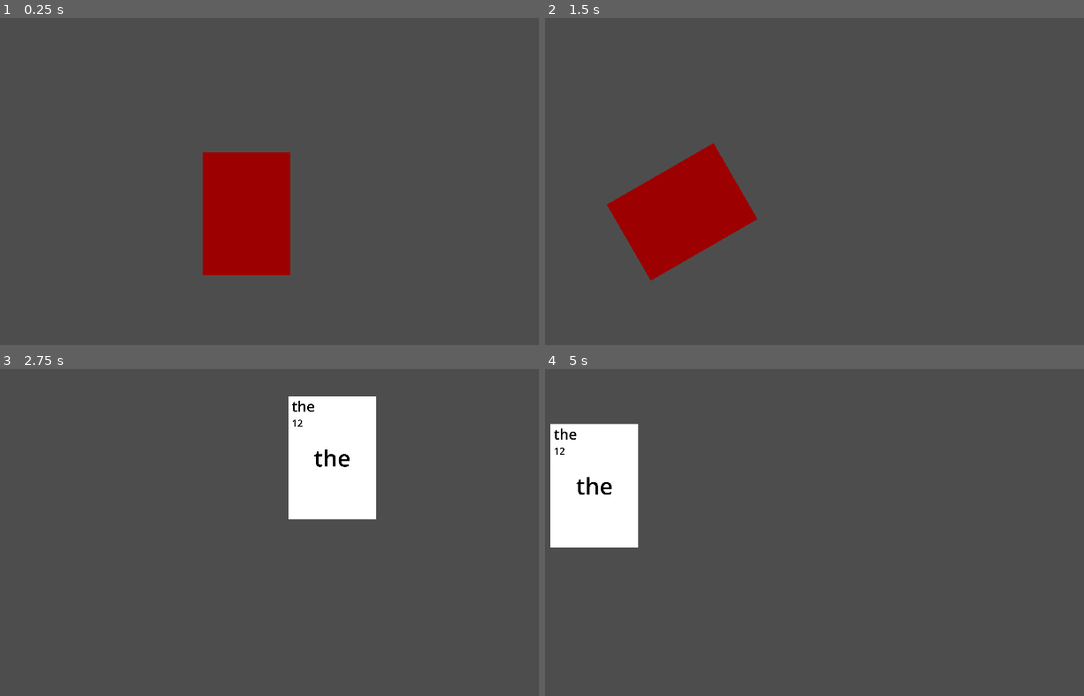
Above: before the commit, frames 1-4 (two rows, left to right).
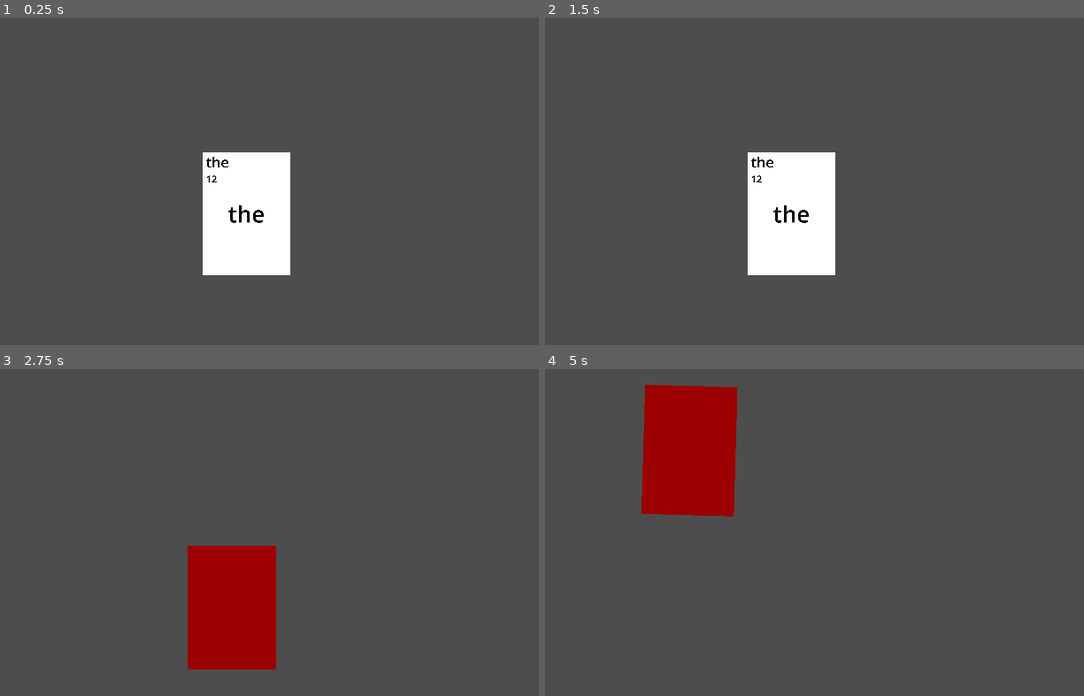
Above: after the commit, the same moments.

Repository: emrysshevek/word-smith
Game: Godot game, scene res://scenes/test.tscn
Same seed, same stepped clock (60 frames per second), same inputs: the game is played once before the commit and once after it.
Inputs (mouse positions are in pixels of both pictures, inside the frame that each line leads up to):
- Up to frame 1 (0.25 s): no input
- Up to frame 2 (1.5 s): tap Enter at 0.5 s; move the mouse to (960, 174) at 0.52 s; click (960, 174) at 0.6 s; tap Space at 1.25 s; drag from (663, 214) to (771, 273) at 1.27 s
- Up to frame 3 (2.75 s): move the mouse to (334, 457) at 2.02 s; right-click (334, 457) at 2.1 s; click (334, 457) at 2.3 s
- Up to frame 4 (5 s): drag from (771, 624) to (593, 486) at 2.77 s; move the mouse to (1019, 604) at 3.52 s; click (1019, 604) at 3.6 s; tap Enter at 4.25 s; drag from (593, 486) to (701, 447) at 4.27 s

The runs differ from the first frame. In frame 1, 6.1% of the frame differs, in the area x 37-54%, y 41-79%; in frame 2, 12%; in frame 3, 12%; in frame 4, 13%, in the area x 0-36%, y 4-55%.

Commit message:
cards finished maybe

Diff:
--- /dev/null
+++ b/card/behavior/card_drag_state.gd
@@ -0,0 +1,25 @@
+class_name CardDragState
+extends CardState
+
+var move_speed := 10.0
+var rot_speed := 10.0
+var rot_reset_dist := 100.0
+
+func update(_delta: float) -> void:
+	if Input.is_action_just_released("lmb"):
+		finished.emit(IDLE)
+
+func physics_update(delta: float) -> void:
+	_card.global_position = _card.global_position.lerp(_card.get_global_mouse_position(), delta * move_speed)
+
+	var direction := _card.global_position.direction_to(_card.get_global_mouse_position()).rotated(-PI/2)
+	if _card.get_global_mouse_position().y < _card.global_position.y + 100:
+		direction *= -1
+	var dist := _card.global_position.distance_to(_card.get_global_mouse_position())
+	var max_rot: float = lerpf(0, PI/8, pow(dist / rot_reset_dist, 2))
+	max_rot = clampf(max_rot, 0, PI/8)
+	var angle = clampf((direction).angle(), -max_rot, max_rot)
+	_card.rotation = lerp_angle(_card.rotation, angle, delta * rot_speed)
+
+func exit() -> void:
+	_default_state.pos = _card.global_position
--- a/card/behavior/card_hover_state.gd
+++ b/card/behavior/card_hover_state.gd
@@ -1,5 +1,43 @@
 class_name CardHoverState
 extends CardState
 
+
+var tween: Tween
+var spinner: Tween
+
+var hold_start_pos: Vector2
+var drag_dist := 10.0
+var is_holding := false
+
+
+func enter(_previous_state_path: String, _data := {}) -> void:
+	var hover_state := _default_state.copy()
+	hover_state.scale *= 1.05
+	tween = _tween_card_state(hover_state)
+
+	spinner = create_tween().set_loops().set_parallel(false)
+	spinner.set_ease(Tween.EASE_IN_OUT).set_trans(Tween.TRANS_SINE)
+	spinner.tween_property(_card, "rotation", PI / 32, 2)
+	spinner.tween_property(_card, "rotation", -PI / 32, 2)
+
+
+func update(_delta: float) -> void:
+	if Input.is_mouse_button_pressed(MOUSE_BUTTON_LEFT):
+		if not is_holding:
+			is_holding = true
+			hold_start_pos = _card.get_global_mouse_position()
+		else:
+			if hold_start_pos.distance_to(_card.get_global_mouse_position()) > drag_dist:
+				finished.emit(DRAG)
+	elif Input.is_action_just_released("lmb") and _card.mouse_over:
+		finished.emit(SELECT)
+
+
+func exit() -> void:
+	tween.kill()
+	spinner.kill()
+	is_holding = false
+
+
 func handle_mouse_exited() -> void:
 	finished.emit(IDLE)
--- a/card/behavior/card_idle_state.gd
+++ b/card/behavior/card_idle_state.gd
@@ -2,5 +2,15 @@
 extends CardState
 
 
-func handle_mouse_entered() -> void:
-	finished.emit(HOVER)
+var tween: Tween
+
+
+func enter(_previous_state_path: String, _data := {}) -> void:
+	tween = _tween_card_state(_default_state, .25)
+
+func exit() -> void:
+	tween.kill()
+
+func update(_delta: float) -> void:
+	if _card.mouse_over:
+		finished.emit(HOVER)
--- /dev/null
+++ b/card/behavior/card_select_state.gd
@@ -0,0 +1,18 @@
+class_name CardSelectState
+extends CardState
+
+var start_pos: Vector2
+var tween: Tween
+
+func enter(_previous_state_path: String, _data := {}) -> void:
+	var new_pos := _default_state.pos + Vector2(0, -50)
+	var select_state = _default_state.copy()
+	select_state.pos = new_pos
+	tween = _tween_card_state(select_state, .1)
+
+func update(_delta: float) -> void:
+	if _card.mouse_over and Input.is_action_just_released("lmb"):
+		finished.emit(IDLE)
+
+func exit() -> void:
+	tween.kill()
--- a/card/behavior/card_state.gd
+++ b/card/behavior/card_state.gd
@@ -8,13 +8,33 @@
 const RELEASE := "Release"
 
 var _card: Card
+static var _default_state: CardStateShorthand
+
+class CardStateShorthand:
+	var pos: Vector2
+	var rot: float
+	var scale: Vector2
+
+	func _init(pos_, rot_, scale_) -> void:
+		pos=pos_
+		rot=rot_
+		scale=scale_
+
+	func copy() -> CardStateShorthand:
+		return CardStateShorthand.new(pos, rot, scale)
+
+
 
 func set_actor(actor: Node) -> void:
-	assert(self._actor == null, "Actor can only be set once")
 	super.set_actor(actor)
 
 	assert(actor is Card, "CardState can only be used in Card node")
 	_card = actor as Card
+	_default_state = CardStateShorthand.new(
+		_card.global_position,
+		_card.rotation,
+		_card.scale
+	)
 
 	_card.mouse_entered.connect(_on_card_mouse_entered)
 	_card.mouse_exited.connect(_on_card_mouse_exited)
@@ -27,6 +47,21 @@
 	pass
 
 
+func _tween_card_state(card_state: CardStateShorthand, duration:=.1) -> Tween:
+	var tween: Tween = create_tween().set_parallel()
+
+	var pos_tween = tween.tween_property(_card, "global_position", card_state.pos, duration)
+	pos_tween.set_ease(Tween.EASE_OUT).set_trans(Tween.TRANS_EXPO)
+
+	var rot_tween = tween.tween_property(_card, "rotation", card_state.rot, duration)
+	rot_tween.set_ease(Tween.EASE_OUT).set_trans(Tween.TRANS_EXPO)
+
+	var scale_tween = tween.tween_property(_card, "scale", card_state.scale, duration)
+	scale_tween.set_ease(Tween.EASE_OUT).set_trans(Tween.TRANS_EXPO)
+
+	return tween
+
+
 func _on_card_mouse_entered() -> void:
 	if active:
 		handle_mouse_entered()
--- a/card/card.gd
+++ b/card/card.gd
@@ -34,6 +34,12 @@
 @export var top_label: Label
 @export var center_label: Label
 @export var score_label: Label
+
+var state: State:
+	get:
+		return $StateMachine.state
+var mouse_over: bool = false
+
 
 
 func _ready() -> void:
@@ -89,7 +95,9 @@
 
 
 func _on_mouse_entered() -> void:
+	mouse_over = true
 	mouse_entered.emit()
 
 func _on_mouse_exited() -> void:
+	mouse_over = false
 	mouse_exited.emit()
--- a/card/card.tscn
+++ b/card/card.tscn
@@ -4,6 +4,8 @@
 [ext_resource type="Script" uid="uid://b77v2nyxxxqsv" path="res://state_machine/state_machine.gd" id="2_fdnr0"]
 [ext_resource type="Script" uid="uid://dohang1jh8opp" path="res://card/behavior/card_idle_state.gd" id="3_346uv"]
 [ext_resource type="Script" uid="uid://2q03bme1exlt" path="res://card/behavior/card_hover_state.gd" id="4_i6okx"]
+[ext_resource type="Script" uid="uid://dn1aix3oxbmwp" path="res://card/behavior/card_select_state.gd" id="5_346uv"]
+[ext_resource type="Script" uid="uid://6842xqsxe4uh" path="res://card/behavior/card_drag_state.gd" id="6_i6okx"]
 
 [sub_resource type="Gradient" id="Gradient_fjcud"]
 offsets = PackedFloat32Array(0)
@@ -107,6 +109,12 @@
 [node name="Hover" type="Node" parent="StateMachine" unique_id=1974480358]
 script = ExtResource("4_i6okx")
 
+[node name="Select" type="Node" parent="StateMachine" unique_id=1951382444]
+script = ExtResource("5_346uv")
+
+[node name="Drag" type="Node" parent="StateMachine" unique_id=908661030]
+script = ExtResource("6_i6okx")
+
 [connection signal="mouse_entered" from="Front/Control" to="." method="_on_mouse_entered"]
 [connection signal="mouse_exited" from="Front/Control" to="." method="_on_mouse_exited"]
 [connection signal="mouse_entered" from="Back/Control" to="." method="_on_mouse_entered"]
--- a/scenes/test.gd
+++ b/scenes/test.gd
@@ -8,8 +8,6 @@
 func _process(_delta: float) -> void:
 	if Input.is_action_just_pressed("rmb"):
 		card.flip()
-	if Input.is_action_just_pressed("lmb"):
-		card.move_to(get_global_mouse_position())
 
 
 
--- a/scenes/test.tscn
+++ b/scenes/test.tscn
@@ -11,4 +11,3 @@
 scale = Vector2(0.31, 0.31)
 value = "the"
 score = 12
-is_faceup = false
--- a/state_machine/state.gd
+++ b/state_machine/state.gd
@@ -13,6 +13,7 @@
 
 
 func set_actor(actor: Node) -> void:
+	assert(self._actor == null, "State actor can only be set once")
 	self._actor = actor
 
 
Not shown, added: card/behavior/card_drag_state.gd.uid
Not shown, added: card/behavior/card_select_state.gd.uid
